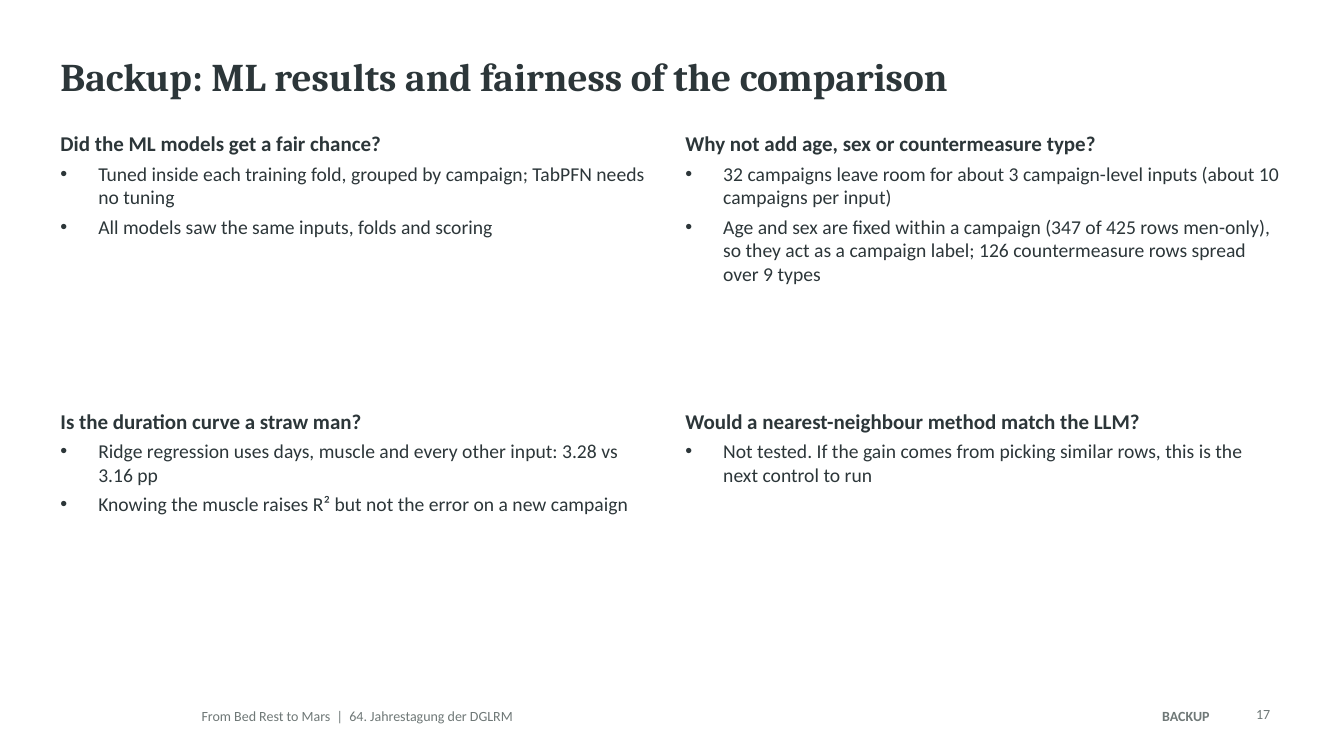
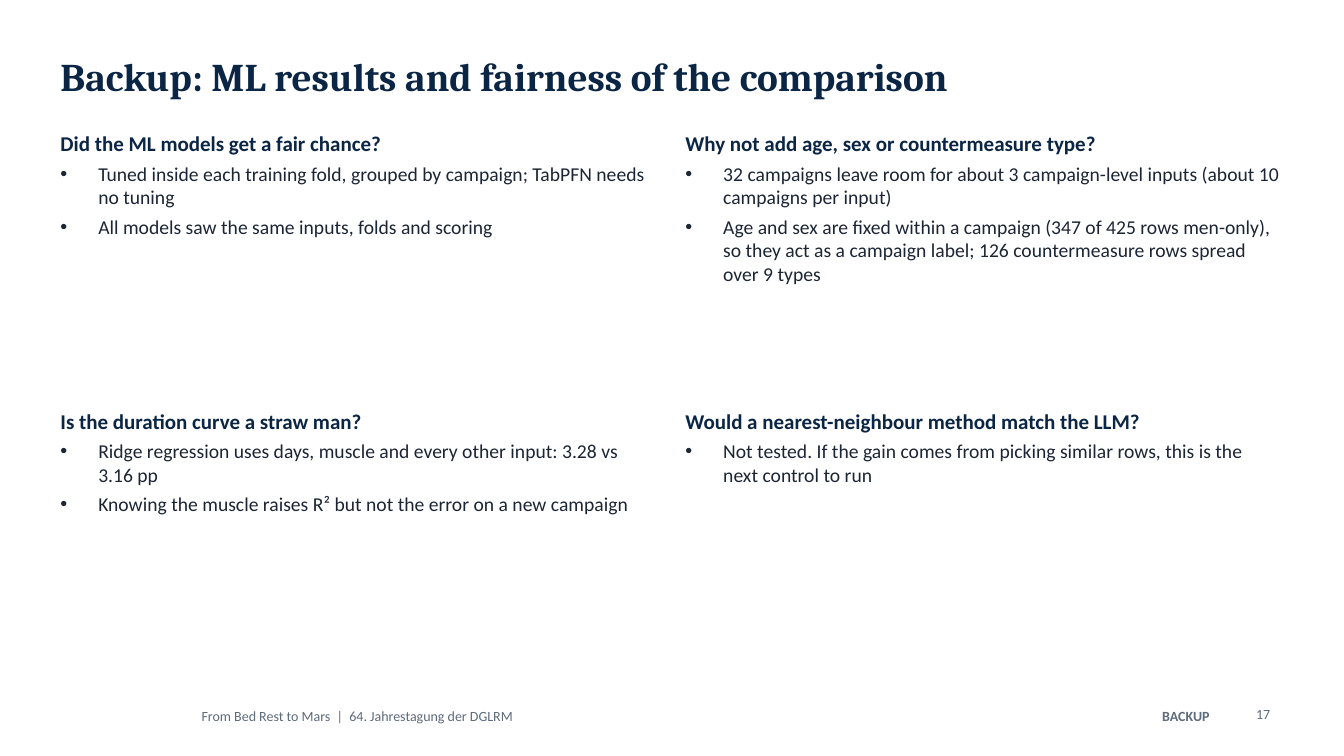
Before and after one commit to MiladBahariQaragoz/BedrestToMars, a slide deck: slide 17 of presentation/bed-rest-to-mars-talk.pptx. Drawn at 1344x756 pixels with LibreOffice and Linux fonts; fonts in the diff are those of the drawing; background and template pictures are left out. Boxes give left, top, right and bottom in pixels: in the first picture for what was removed or moved away, otherwise in the second. Text is boxed around its words. In the diff, an @@ line names an element or a change of style, - is before the commit and + after.

```diff
--- a/presentation/bed-rest-to-mars-talk.pptx
+++ b/presentation/bed-rest-to-mars-talk.pptx
@@ title "Backup: ML results and fairness ..." at bbox=[60, 63, 948, 100]: text colour #2C3639 to #0B2545 @@
@@ text "Did the ML models get ..." at bbox=[60, 136, 644, 238]: text colour #2C3639 to #0B2545 in "Did the ML models get a fair ..."; text colour #2C3639 to #1B2533 in "Tuned inside each training fold, grouped by ...", "All models saw the same inputs, folds ..." @@
@@ text "Why not add age, sex ..." at bbox=[685, 136, 1279, 284]: text colour #2C3639 to #0B2545 in "Why not add age, sex or countermeasure ..."; text colour #2C3639 to #1B2533 in "32 campaigns leave room for about 3 ...", "Age and sex are fixed within a ..." @@
@@ text "Is the duration curve a ..." at bbox=[60, 414, 628, 515]: text colour #2C3639 to #0B2545 in "Is the duration curve a straw man?"; text colour #2C3639 to #1B2533 in "Ridge regression uses days, muscle and every ...", "Knowing the muscle raises R² but not ..." @@
@@ text "Would a nearest-neighbour method match ..." at bbox=[685, 414, 1242, 482]: text colour #2C3639 to #0B2545 in "Would a nearest-neighbour method match the LLM?"; text colour #2C3639 to #1B2533 in "Not tested. If the gain comes from ..." @@
@@ text colour #6F7877 to #5D6B7B in 3 elements at bbox=[1162, 712, 1209, 721], bbox=[1256, 710, 1270, 719], bbox=[202, 711, 513, 724] @@
```
Also in this commit, not shown: 17 other slides changed, 17 other files.
